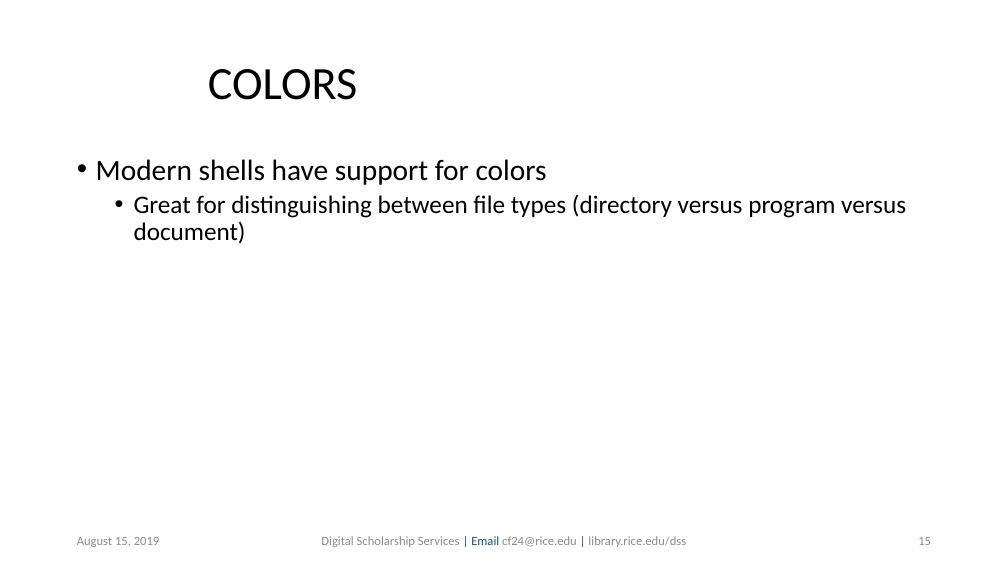
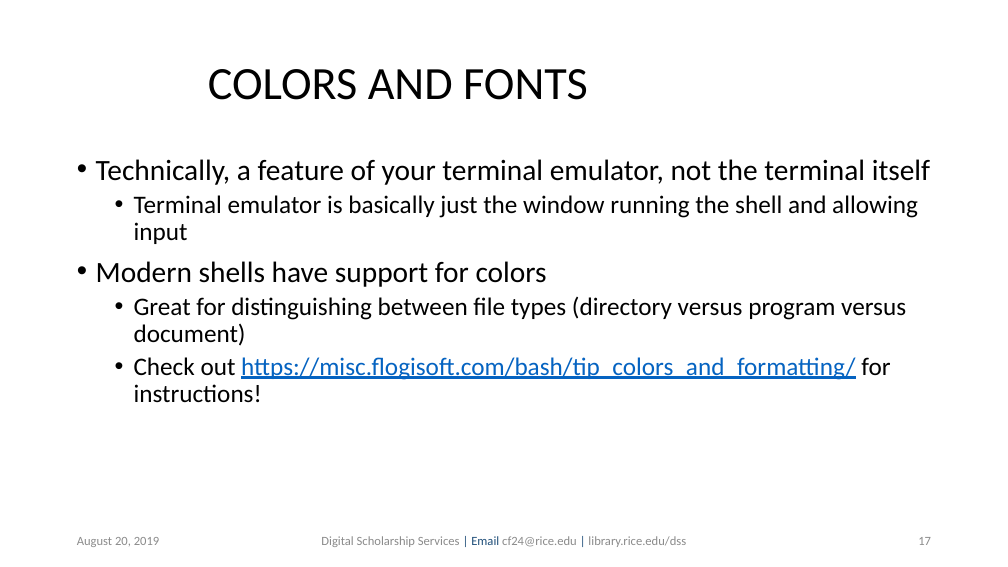
Before and after one commit to bakitybacon/rice-data-and-donuts, a slide deck: slide 17 of bash/Introduction to Bash.pptx (slide 15 before the commit). Drawn at 1008x567 pixels with LibreOffice and Linux fonts; fonts in the diff are those of the drawing; background and template pictures are left out. Boxes give left, top, right and bottom in pixels: in the first picture for what was removed or moved away, otherwise in the second. Text is boxed around its words. In the diff, an @@ line names an element or a change of style, - is before the commit and + after.

```diff
--- a/bash/Introduction to Bash.pptx
+++ b/bash/Introduction to Bash.pptx
@@ title at (x1=208, y1=69, x2=588, y2=100): text changed @@
-COLORS
+COLORS AND FONTS
@@ text at (x1=96, y1=159, x2=930, y2=244): paragraphs added @@
+• Technically, a feature of your terminal emulator, not the terminal itself
+  • Terminal emulator is basically just the window running the shell and allowing input
@@ text at (x1=134, y1=357, x2=890, y2=403): paragraph added @@
+  • Check out https://misc.flogisoft.com/bash/tip_colors_and_formatting/ for instructions!
@@ text at (x1=77, y1=537, x2=160, y2=547): text changed @@
-August 15, 2019
+August 20, 2019
@@ page number at (x1=918, y1=537, x2=931, y2=545): text changed @@
-15
+17
```
Also in this commit, not shown: 41 other slides changed, 6 slides added, 1 slide removed.
